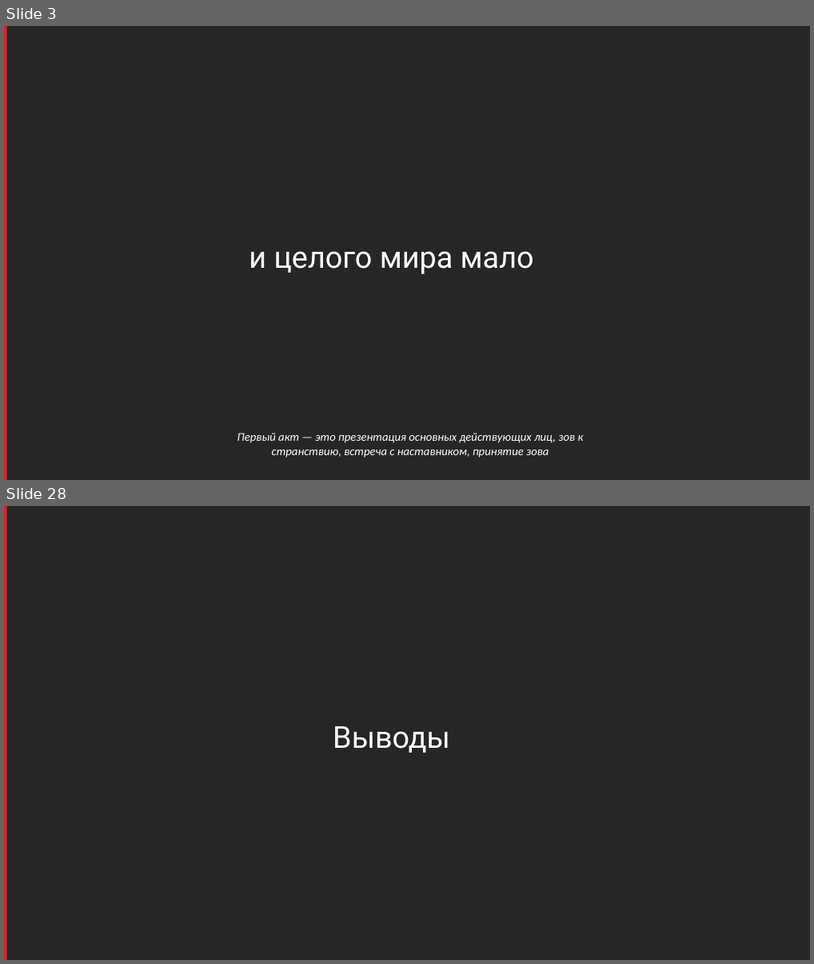
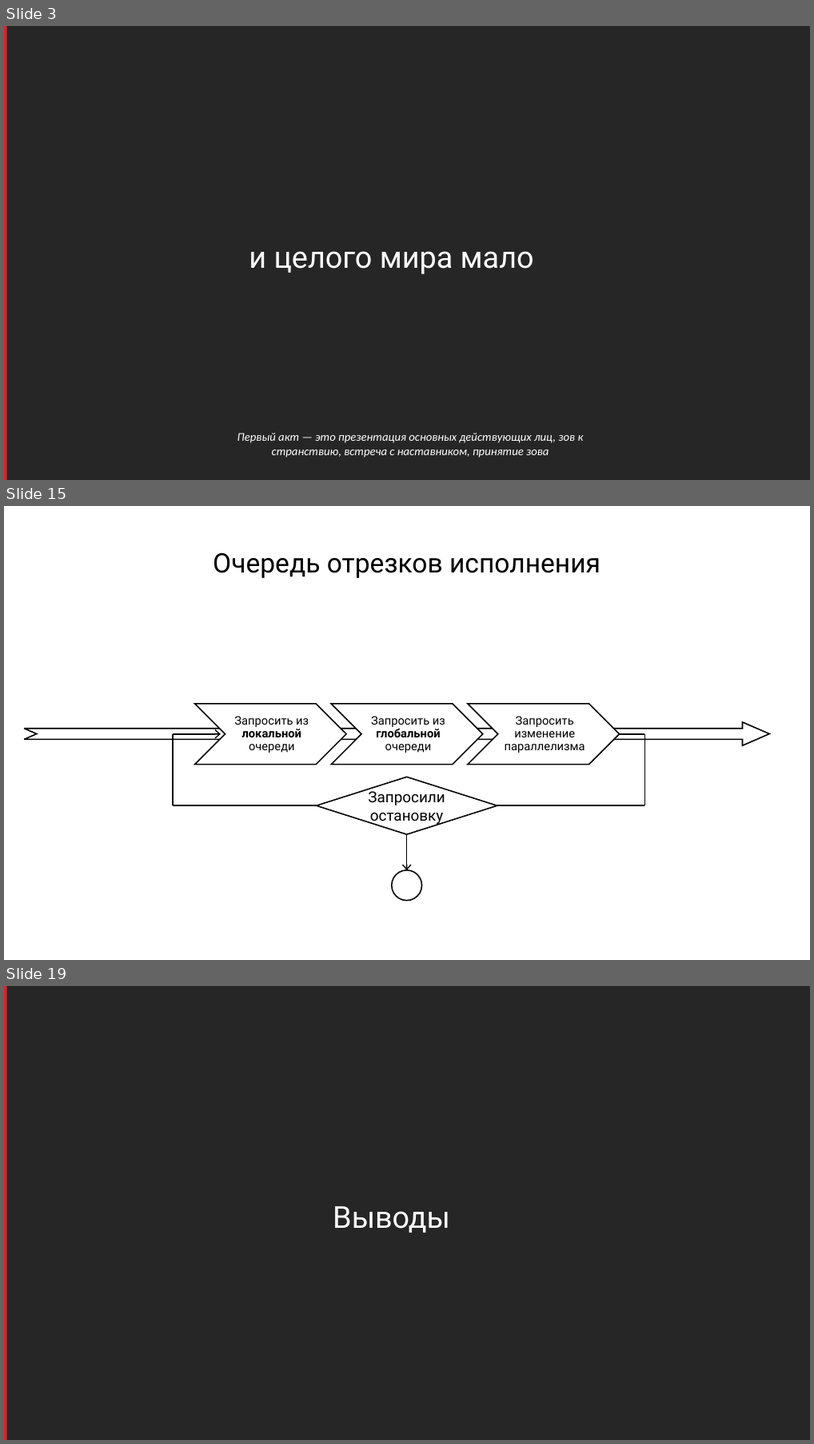
Before and after one commit to sidristij/dotnext-online-2021, a slide deck: 00-dotnext-threadpool.pptx. Shown one above the other, each under a label of ours: slides 3 and 28 before the commit, slides 3, 15 and 19 after it; the slides between them are not shown. The pictures are 814x964 and 814x1444 pixels, drawn with LibreOffice and Linux fonts; fonts in the diff are those of the drawing; background and template pictures are left out. Boxes give left, top, right and bottom in pixels: in the first picture for what was removed or moved away, otherwise in the second. Text is boxed around its words. In the diff, an @@ line names an element or a change of style, - is before the commit and + after.

```diff
--- a/00-dotnext-threadpool.pptx
+++ b/00-dotnext-threadpool.pptx
@@ slide 15 added at (4,506,810,960), background #FFFFFF @@
@@ rectangle added at (4,506,810,960), fill #FFFFFF @@
@@ rectangle added at (808,506,810,960), fill #548235 @@
@@ text added at (213,552,601,578), 32 pt, text #000000 @@
+Очередь отрезков исполнения
@@ group added at (194,704,620,764): 3 chevrons, 3 texts @@
+Запросить из локальной очереди
+Запросить из глобальной очереди
+Запросить изменение
+параллелизма
@@ notched right arrow added at (24,722,770,745), fill #FFFFFF, outline #000000 1.5 pt @@
@@ line added from (173, 734) to (173, 805), #000000 1.5 pt @@
@@ arrow added from (173, 734) to (221, 734), #000000 1.5 pt @@
@@ line added from (620, 734) to (646, 734), #000000 1.5 pt @@
@@ line added from (646, 734) to (646, 805), #000000 1.5 pt @@
@@ diamond added at (317,776,498,834), fill #FFFFFF, outline #000000 1.5 pt, 18 pt, text #000000 @@
+Запросили остановку
@@ line added from (173, 805) to (646, 805), #000000 1.5 pt @@
@@ arrow added from (407, 834) to (407, 870), #000000 1.5 pt @@
@@ ellipse added at (392,870,422,900), fill #FFFFFF, outline #000000 1.5 pt @@
@@ page number added at (4,929,50,954), 18 pt, text #FFFFFF @@
+15
@@ what was slide 28 is now slide 19 @@
```
Also in this commit, not shown: 4 slides changed, 12 other slides added, 22 slides removed.
